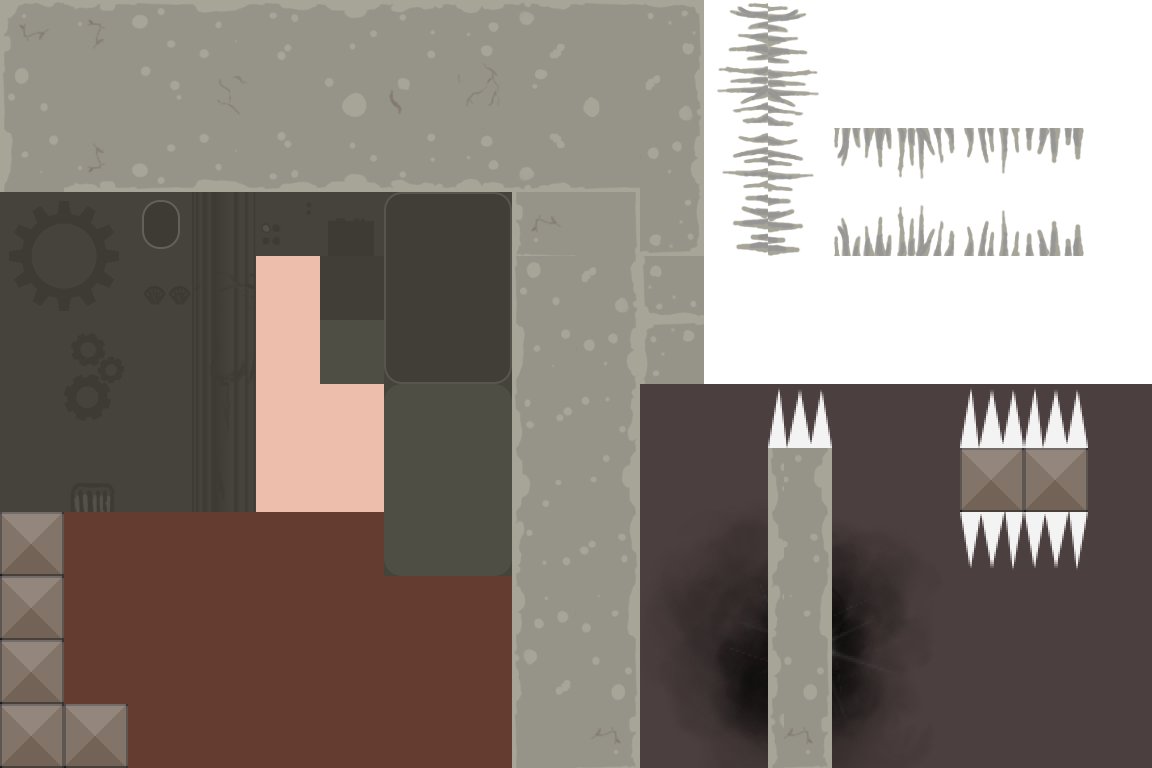
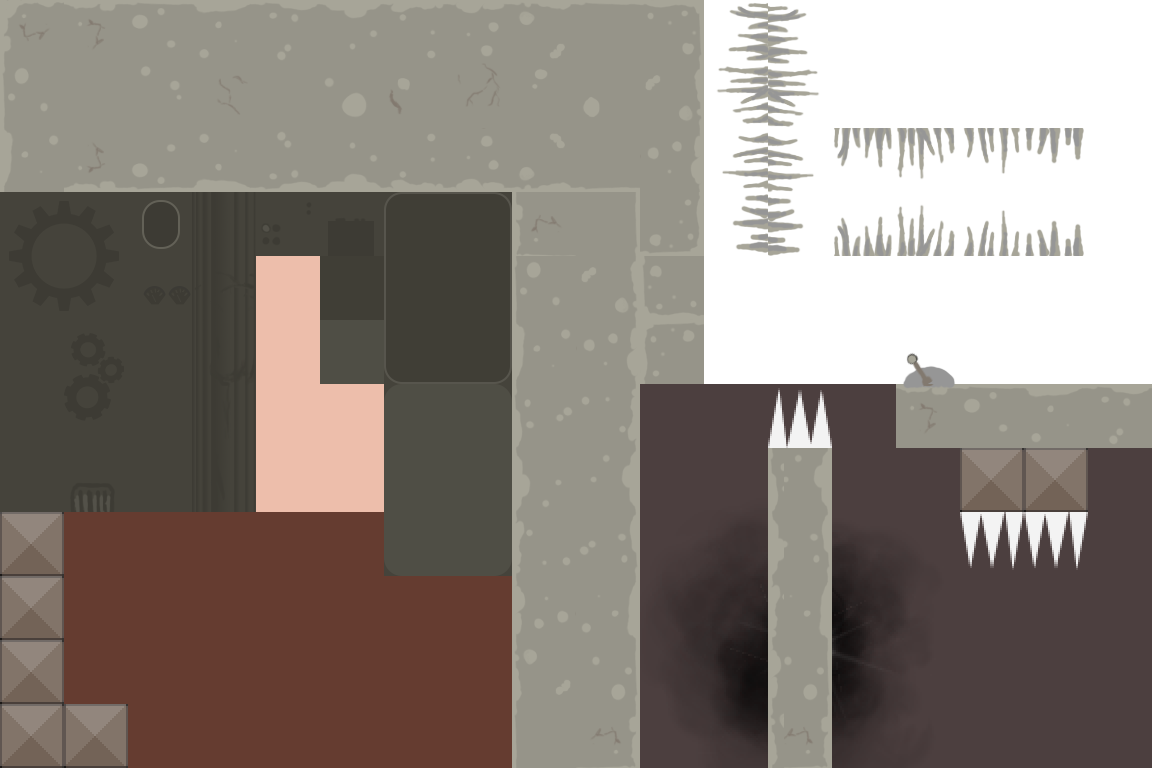
Layers edited between the first and the second 1152px x 768px image:
added layer "Layer 6" above "Layer 4" over 906, 352, 935, 387
painted on "Layer 4" over 896, 365, 1152, 448
